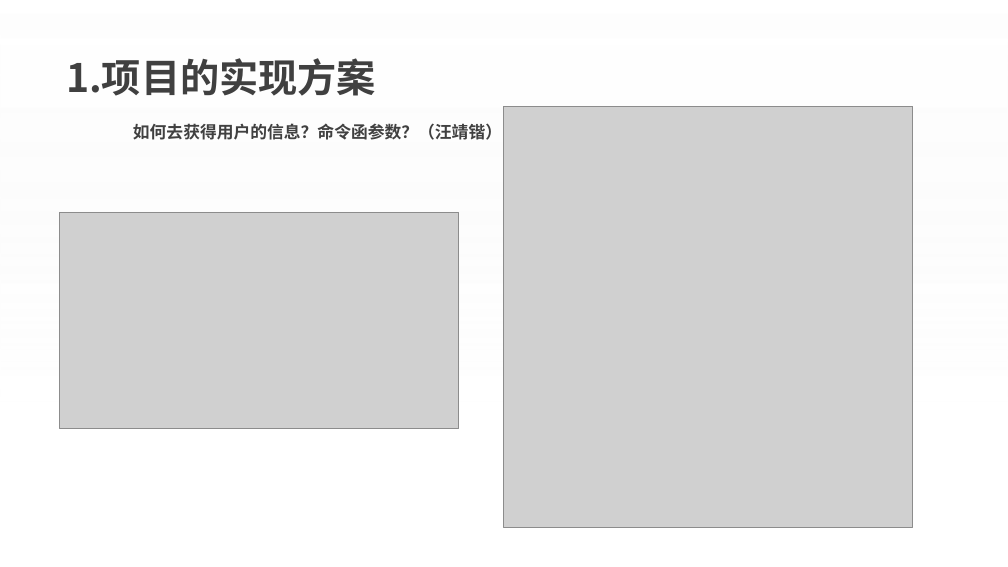
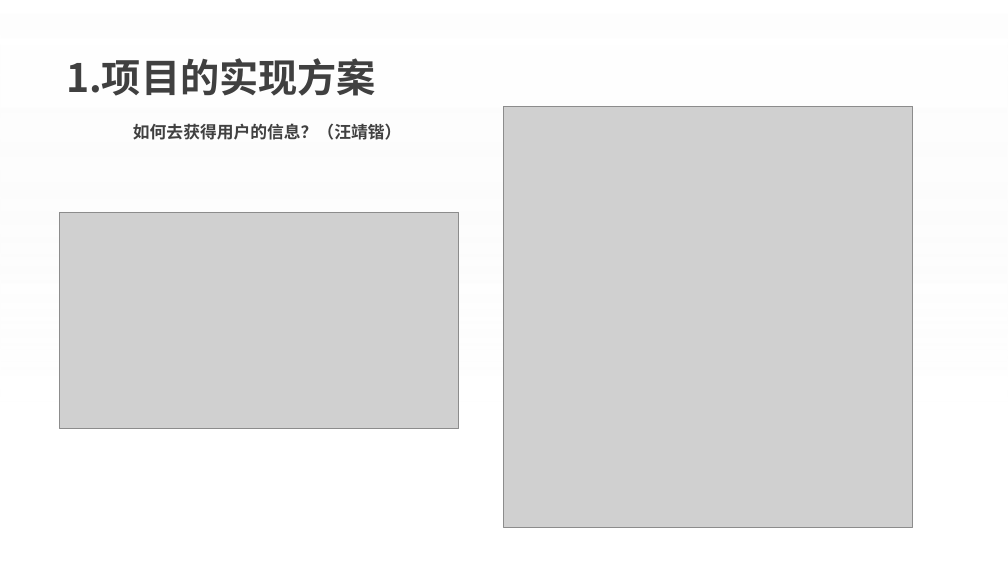
Before and after one commit to HAHA-debug-psg/chess, a slide deck: slide 4 of project.pptx. Drawn at 1008x567 pixels with LibreOffice and Linux fonts; fonts in the diff are those of the drawing; grey boxes stand for pictures; background and template pictures are left out. Boxes give left, top, right and bottom in pixels: in the first picture for what was removed or moved away, otherwise in the second. Text is boxed around its words. In the diff, an @@ line names an element or a change of style, - is before the commit and + after.

```diff
--- a/project.pptx
+++ b/project.pptx
@@ text at [133,123,402,140]: text changed @@
-如何去获得用户的信息？命令函参数？（汪靖锴）
+如何去获得用户的信息？（汪靖锴）
```
Also in this commit, not shown: 2 other slides changed, 1 slide removed.
